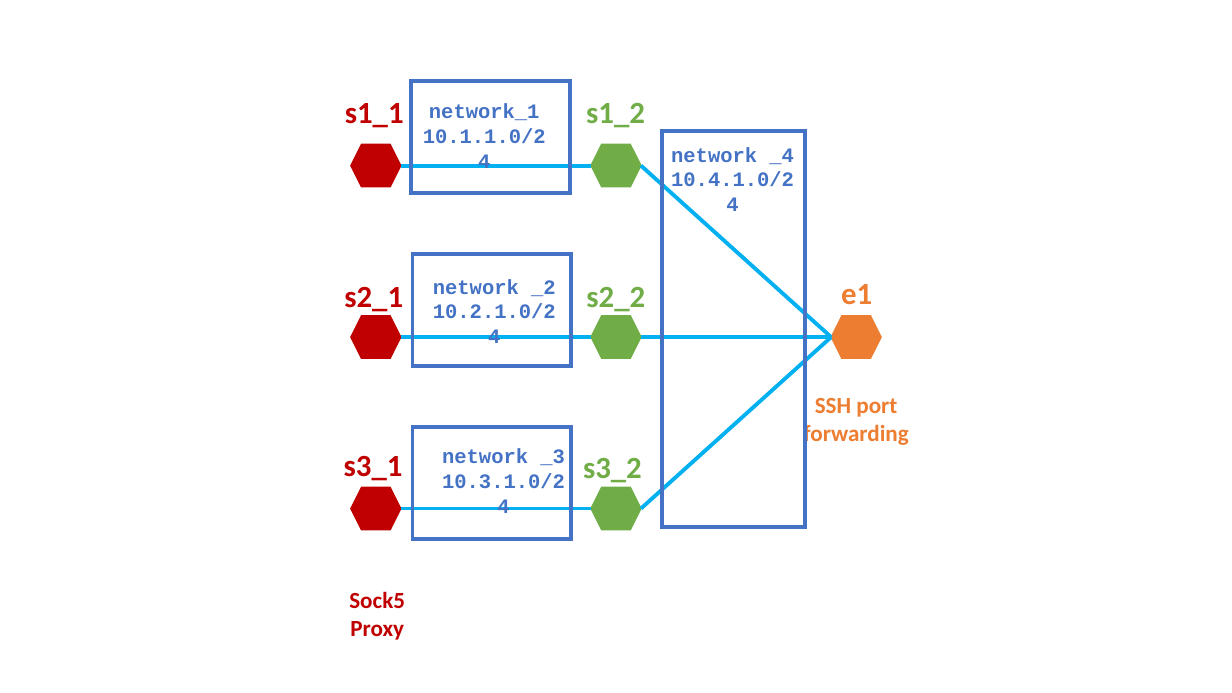
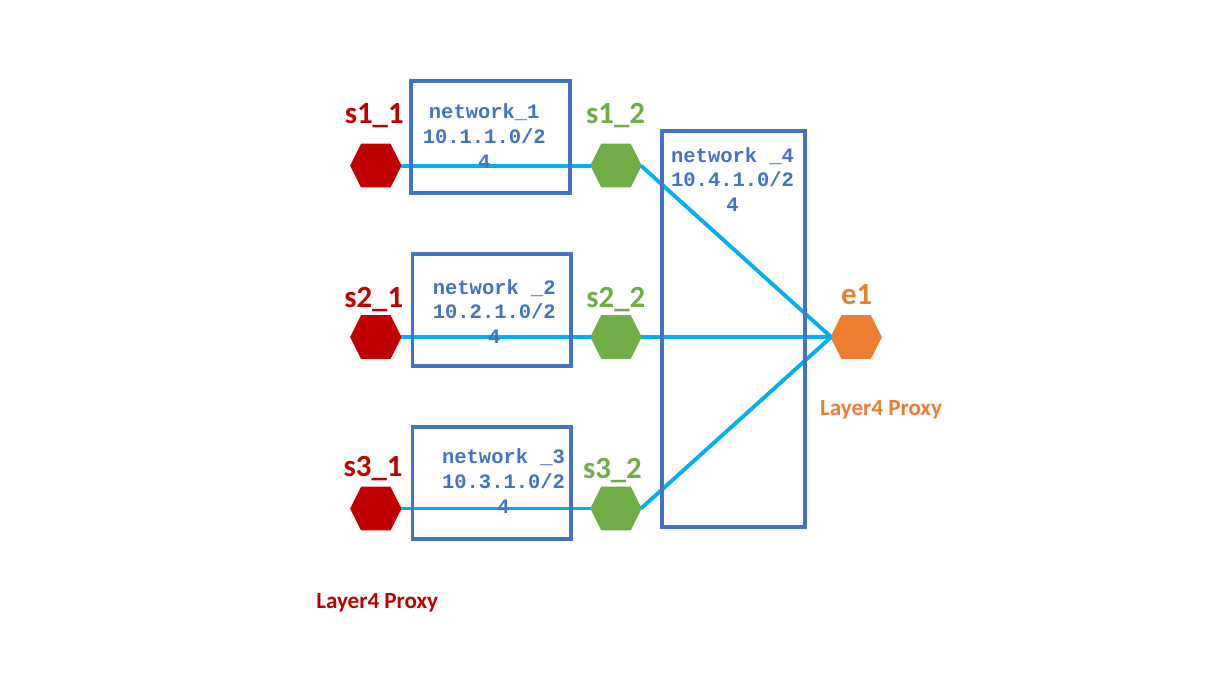
Before and after one commit to hi8787h/SecretSharingIslab, a slide deck: slide 3 of networks-emulator/Topology.pptx (slide 2 before the commit). Drawn at 1232x693 pixels with LibreOffice and Linux fonts; fonts in the diff are those of the drawing. Boxes give left, top, right and bottom in pixels: in the first picture for what was removed or moved away, otherwise in the second. Text is boxed around its words. In the diff, an @@ line names an element or a change of style, - is before the commit and + after.

```diff
--- a/networks-emulator/Topology.pptx
+++ b/networks-emulator/Topology.pptx
@@ text removed at bbox=[803, 398, 908, 447] @@
-SSH port
-forwarding
@@ text added at bbox=[820, 400, 942, 419], 18 pt, text #ED7D31, bold @@
+Layer4 Proxy
@@ text at bbox=[316, 593, 438, 612]: text changed @@
-Sock5
-Proxy
+Layer4 Proxy
```
Also in this commit, not shown: 1 other slide changed, 1 slide added, 1 other file.
